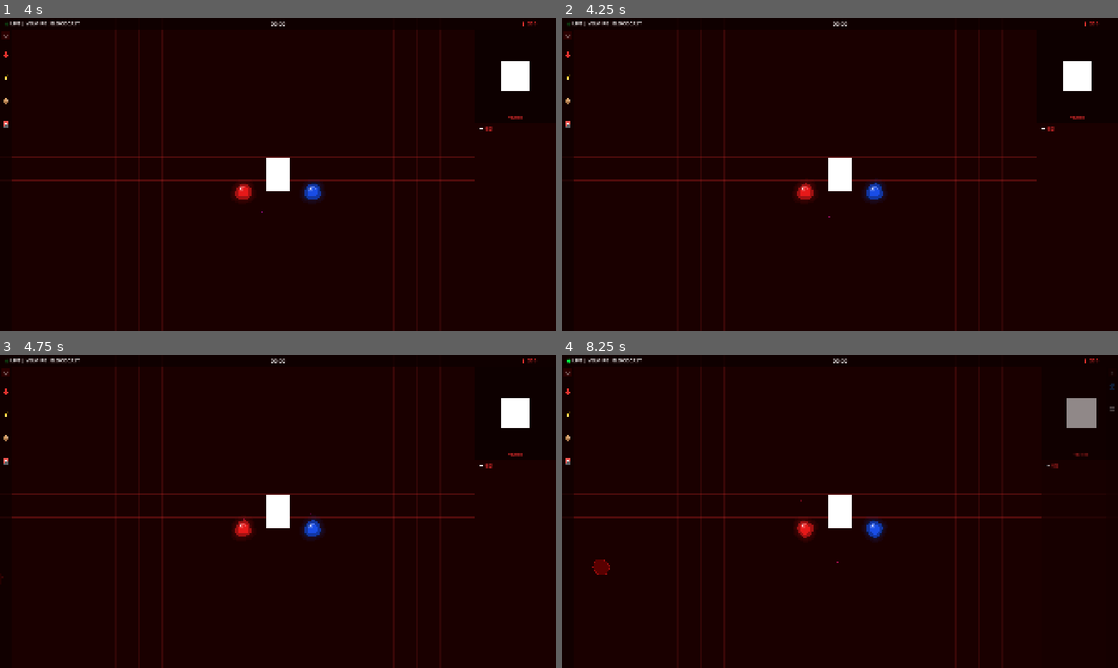
Above: before the commit, frames 1-4 (two rows, left to right).
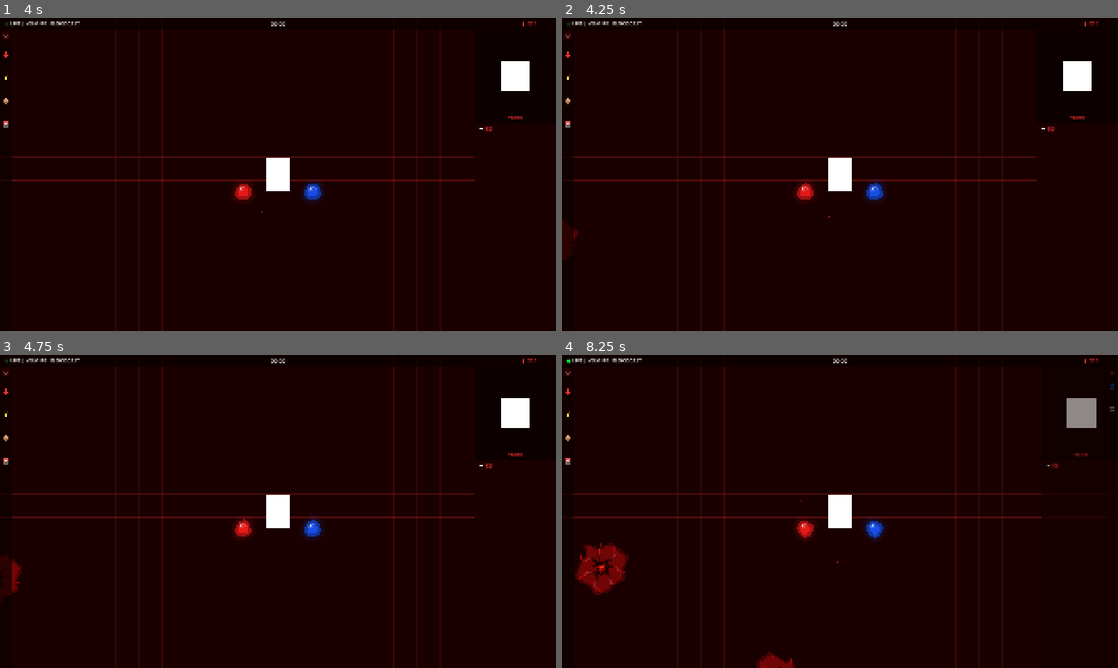
Above: after the commit, the same moments.

Repository: chalie-chariot/velmire
Game: Godot game, scene res://scenes/Main.tscn
The game is run twice, just before and just after one commit, with the same random seed, the same clock (stepped at 60 frames per second) and the same inputs.
Inputs (mouse positions are in pixels of both pictures, inside the frame that each line leads up to):
- Up to frame 1 (4 s): tap Enter at 0.5, 2, 3.5 s; move the mouse to (400, 158) at 0.52 s; hold Shift 0.53-1.25 s; click (400, 158) at 0.67 s; tap Space at 1.25, 2.75 s; drag from (166, 190) to (250, 237) at 1.27 s; move the mouse to (333, 105) at 2.02 s; tap E at 2.1 s; click (333, 105) at 2.17 s; drag from (250, 237) to (111, 127) at 2.77 s; move the mouse to (444, 221) at 3.52 s; hold Shift from 3.53 s (still down); click (444, 221) at 3.67 s
- Up to frame 2 (4.25 s): keep holding Shift
- Up to frame 3 (4.75 s): release Shift at 4.25 s; drag from (111, 464) to (194, 433) at 4.27 s
- Up to frame 4 (8.25 s): move the mouse to (867, 511) at 5.02 s; tap E at 5.1, 8.1 s; click (867, 511) at 5.17 s; drag from (756, 433) to (728, 527) at 5.77 s; move the mouse to (962, 495) at 6.52 s; hold Shift 6.53-7.25 s; click (962, 495) at 6.67 s; drag from (728, 527) to (812, 574) at 7.27 s; move the mouse to (895, 442) at 8.02 s; click (895, 442) at 8.17 s

Frame 1 is identical in both runs. In frame 2, 0.2% of the frame differs, in the area x 0-3%, y 64-78%; in frame 3, 0.3%; in frame 4, 1.3%, in the area x 2-42%, y 60-100%.

Commit message:
촉수 혈체

Diff:
--- a/velmire/scripts/BloodEntityStage4.gd
+++ b/velmire/scripts/BloodEntityStage4.gd
@@ -1,10 +1,10 @@
 extends Node2D
 
-var speed: float = 90.0
+var radius: float = 40.0
 var hp: float = 100.0
 var max_hp: float = 100.0
-var target: Vector2 = Vector2(960, 540)
-var radius: float = 40.0
+var speed: float = 60.0
+var target: Vector2 = Vector2.ZERO
 var _time: float = 0.0
 var _pulse_time: float = 0.0
 var _pulse_interval: float = 1.8
@@ -12,39 +12,95 @@
 var _pulse_alpha: float = 0.0
 var _pulsing: bool = false
 var _tendrils: Array = []
-var _tendril_count: int = 6
+var _tendril_count: int = 7
+var _silhouette_pts: PackedVector2Array = []  # 다각형 실루엣
+var _nucleus_pts: PackedVector2Array = []    # 유기체 핵 (불규칙 형태)
 var _is_slowed: bool = false
 var _hp_bar_alpha: float = 0.0
 var _hp_bar_timer: float = 0.0
-var _hp_bar_duration: float = 2.0
 var _damage_bar_ratio: float = 1.0
 
 func _ready() -> void:
+	add_to_group("blood_entities")
+	_generate_silhouette()
+	_generate_nucleus()
 	_generate_tendrils()
+
+func _generate_silhouette() -> void:
+	_silhouette_pts.clear()
+	var num: int = randi_range(10, 16)
+	for i in range(num):
+		var angle: float = (TAU / num) * i + randf_range(-0.15, 0.15)
+		var r: float = radius * randf_range(0.7, 1.1)
+		_silhouette_pts.append(Vector2(cos(angle) * r, sin(angle) * r))
+
+func _generate_nucleus() -> void:
+	_nucleus_pts.clear()
+	var num: int = randi_range(12, 18)
+	var base_r: float = radius * 0.3
+	for i in range(num):
+		var angle: float = (TAU / num) * i + randf_range(-0.2, 0.2)
+		var bulge: float = 0.6 + randf_range(0.2, 0.6)
+		if randf() < 0.25:
+			bulge *= 0.5
+		var r: float = base_r * bulge
+		_nucleus_pts.append(Vector2(cos(angle), sin(angle)) * r)
+
+func _get_smooth_silhouette() -> PackedVector2Array:
+	var smooth: PackedVector2Array = []
+	var count: int = _silhouette_pts.size()
+	for i in range(count):
+		var curr: Vector2 = _silhouette_pts[i]
+		var next: Vector2 = _silhouette_pts[(i + 1) % count]
+		var prev: Vector2 = _silhouette_pts[(i - 1 + count) % count]
+		smooth.append(curr.lerp(prev, 0.12))
+		smooth.append(curr.lerp((prev + next) / 2.0, 0.06))
+		smooth.append(curr.lerp(next, 0.12))
+	return smooth
 
 func _generate_tendrils() -> void:
 	_tendrils.clear()
 	for i in range(_tendril_count):
-		var base_angle: float = (TAU / _tendril_count) * i
-		var points: Array = []
-		for j in range(4):
-			var t: float = float(j) / 3.0
-			var r: float = radius * 0.2 + radius * 0.8 * t
-			var angle_offset: float = randf_range(-0.4, 0.4) * (1.0 - t)
-			var angle: float = base_angle + angle_offset
-			points.append(Vector2(cos(angle), sin(angle)) * r)
+		var base_angle: float = (TAU / _tendril_count) * i + randf_range(-0.2, 0.2)
+		var ctrl_points: Array = []
+		for j in range(5):
+			var t: float = float(j) / 4.0
+			var r: float = radius * 0.12 + radius * 0.88 * t
+			var angle: float = base_angle + randf_range(-0.4, 0.4) * (1.0 - t * 0.5)
+			ctrl_points.append(Vector2(cos(angle), sin(angle)) * r)
 		_tendrils.append({
-			points = points,
-			width = randf_range(2.5, 4.5),
-			phase = randf_range(0, TAU)
+			ctrl = ctrl_points,
+			width_base = randf_range(5.0, 8.0),
+			phase = randf_range(0.0, TAU),
+			curl = randf_range(-0.4, 0.4)
 		})
+
+func _get_catmull_pts(ctrl: Array) -> PackedVector2Array:
+	var pts: PackedVector2Array = []
+	var count: int = ctrl.size()
+	for i in range(count - 1):
+		var p0: Vector2 = ctrl[max(i-1, 0)]
+		var p1: Vector2 = ctrl[i]
+		var p2: Vector2 = ctrl[i+1]
+		var p3: Vector2 = ctrl[min(i+2, count-1)]
+		for s in range(8):
+			var t: float = float(s) / 8.0
+			var t2: float = t * t
+			var t3: float = t2 * t
+			var pt: Vector2 = (
+				(-p0 + p1*3.0 - p2*3.0 + p3) * t3 +
+				(p0*2.0 - p1*5.0 + p2*4.0 - p3) * t2 +
+				(-p0 + p2) * t +
+				p1 * 2.0
+			) * 0.5
+			pts.append(pt)
+	pts.append(ctrl[count-1])
+	return pts
 
 func _process(delta: float) -> void:
 	_time += delta
-	var dir: Vector2 = (target - global_position).normalized()
-	global_position += dir * speed * delta
-
 	_pulse_time += delta
+
 	if _pulse_time >= _pulse_interval:
 		_pulse_time = 0.0
 		_pulse_radius = 0.0
@@ -52,8 +108,8 @@
 		_pulsing = true
 
 	if _pulsing:
-		_pulse_radius += radius * 3.5 * delta
-		_pulse_alpha -= 1.8 * delta
+		_pulse_radius += radius * 1.2 * delta
+		_pulse_alpha -= 0.7 * delta
 		if _pulse_alpha <= 0:
 			_pulsing = false
 
@@ -64,73 +120,116 @@
 	else:
 		_hp_bar_alpha = 0.0
 
+	var dir: Vector2 = (target - global_position).normalized()
+	global_position += dir * speed * delta
+
 	queue_redraw()
 
 func _draw() -> void:
-	# 외곽 글로우
-	draw_circle(Vector2.ZERO, radius * 1.1,
-		Color(0.15, 0.0, 0.0, 0.6))
-
-	# 줄기 (덩굴처럼 감싸는 곡선)
+	if _silhouette_pts.size() >= 3:
+		var smooth: PackedVector2Array = _get_smooth_silhouette()
+		var glow_pts: PackedVector2Array = []
+		for p in smooth:
+			glow_pts.append(p * 1.12)
+		draw_colored_polygon(glow_pts, Color(0.4, 0.02, 0.02, 0.55))
+		draw_colored_polygon(smooth, Color(0.45, 0.02, 0.02, 0.95))
+	else:
+		draw_circle(Vector2.ZERO, radius * 1.15, Color(0.4, 0.02, 0.02, 0.55))
+		draw_circle(Vector2.ZERO, radius * 0.95, Color(0.45, 0.02, 0.02, 0.95))
+
 	for tendril in _tendrils:
-		var pts: Array = tendril.points
-		var w: float = tendril.width
 		var phase: float = tendril.phase
-
-		var pulse_glow: float = 0.0
+		var w_base: float = tendril.width_base
+		var curl: float = tendril.curl
+
+		var animated_ctrl: Array = []
+		for k in range(tendril.ctrl.size()):
+			var base_pt: Vector2 = tendril.ctrl[k]
+			var t: float = float(k) / (tendril.ctrl.size() - 1)
+			var wave: float = sin(_time * 2.2 + phase + k * 1.2) * (5.0 * t)
+			wave += sin(_time * 1.5 + phase * 0.7 + k * 1.5) * (3.0 * t)
+			var perp: Vector2 = base_pt.normalized().rotated(PI/2 + curl)
+			animated_ctrl.append(base_pt + perp * wave)
+
+		var pts: PackedVector2Array = _get_catmull_pts(animated_ctrl)
+		var total_len: float = 0.0
+		for i in range(pts.size() - 1):
+			total_len += pts[i].distance_to(pts[i+1])
+
+		var seg_len: float = 0.0
+		for i in range(pts.size() - 1):
+			seg_len += pts[i].distance_to(pts[i+1])
+			var t: float = seg_len / total_len
+			var w: float = w_base * (2.0 - 1.7 * t)
+			w = max(w, 1.2)
+			var outline_col: Color = Color(0.55, 0.02, 0.02, 0.98).lerp(Color(0.02, 0.0, 0.0, 0.98), 1.0 - t)
+			draw_line(pts[i], pts[i+1], outline_col, w + 2.0)
+
+		seg_len = 0.0
+		for i in range(pts.size() - 1):
+			seg_len += pts[i].distance_to(pts[i+1])
+			var t: float = seg_len / total_len
+			var w: float = w_base * (2.0 - 1.7 * t)
+			w = max(w, 1.2)
+			var line_col: Color = Color(0.65 + t * 0.1, 0.02, 0.02, 0.95).lerp(Color(0.03, 0.0, 0.0, 0.95), 1.0 - t)
+			draw_line(pts[i], pts[i+1], line_col, w)
+
 		if _pulsing:
-			var tendril_dist: float = pts[3].length()
-			var diff: float = abs(_pulse_radius - tendril_dist * 0.5)
-			if diff < radius * 0.4:
-				pulse_glow = (1.0 - diff / (radius * 0.4)) * _pulse_alpha
-
-		for i in range(pts.size() - 1):
-			var a: Vector2 = pts[i]
-			var b: Vector2 = pts[i + 1]
-			var wave: float = sin(_time * 1.5 + phase + i) * 2.0
-			var perp: Vector2 = (b - a).normalized().rotated(PI/2) * wave
-			draw_line(a + perp, b + perp,
-				Color(0.25, 0.0, 0.0, 0.9), w)
-
-			if pulse_glow > 0:
-				draw_line(a + perp, b + perp,
-					Color(1.0, 0.1, 0.1, pulse_glow * 0.8), w * 0.6)
-
-	# 핵 (중심부)
-	draw_circle(Vector2.ZERO, radius * 0.28,
-		Color(0.08, 0.0, 0.0, 1.0))
-	draw_circle(Vector2.ZERO, radius * 0.18,
-		Color(0.35, 0.0, 0.0, 1.0))
-
-	if _pulsing:
-		draw_circle(Vector2.ZERO, radius * 0.28 + _pulse_radius * 0.3,
-			Color(0.9, 0.0, 0.0, _pulse_alpha * 0.5))
-
-	draw_circle(Vector2.ZERO, radius * 0.08,
-		Color(0.6, 0.0, 0.0, 0.9))
-
-	# HP바
+			var pulse_pos: float = clampf(_pulse_radius / (radius * 1.2), 0.0, 1.0)
+			var pulse_width: float = 0.28
+			seg_len = 0.0
+			for i in range(pts.size() - 1):
+				seg_len += pts[i].distance_to(pts[i+1])
+				var t: float = seg_len / total_len
+				var dist_to_pulse: float = abs(t - pulse_pos)
+				var pulse_glow: float = max(0.0, 1.0 - dist_to_pulse / pulse_width) * _pulse_alpha
+				if pulse_glow > 0.02:
+					var w: float = w_base * (2.0 - 1.7 * t) * 0.7
+					w = max(w, 1.0)
+					var glow_col: Color = Color(1.0, 0.35, 0.35, clampf(pulse_glow * 1.1, 0.0, 1.0)).lerp(Color(0.35, 0.02, 0.02, pulse_glow * 0.6), 1.0 - t)
+					draw_line(pts[i], pts[i+1], Color(glow_col.r, glow_col.g, glow_col.b, glow_col.a * 0.5), w + 4.0)
+					draw_line(pts[i], pts[i+1], glow_col, w)
+
+	if _nucleus_pts.size() >= 3:
+		var wobble: float = 0.02 * sin(_time * 2.5)
+		var outer: PackedVector2Array = []
+		var mid: PackedVector2Array = []
+		var inner: PackedVector2Array = []
+		for i in range(_nucleus_pts.size()):
+			var p: Vector2 = _nucleus_pts[i]
+			var s: float = 1.0 + wobble * sin(i * 1.3)
+			outer.append(p * 1.05 * s)
+			mid.append(p * 0.65 * s)
+			inner.append(p * 0.35 * s)
+		draw_colored_polygon(outer, Color(0.15, 0.0, 0.0, 1.0))
+		draw_colored_polygon(mid, Color(0.55, 0.02, 0.02, 1.0))
+		draw_colored_polygon(inner, Color(0.82, 0.08, 0.08, 0.95))
+		var core_idx: int = _nucleus_pts.size() / 2
+		var core_offset: Vector2 = _nucleus_pts[0].lerp(_nucleus_pts[core_idx], 0.3) * 0.15
+		draw_circle(core_offset, radius * 0.06, Color(0.95, 0.25, 0.25, 0.85))
+	else:
+		draw_circle(Vector2.ZERO, radius * 0.32, Color(0.15, 0.0, 0.0, 1.0))
+		draw_circle(Vector2.ZERO, radius * 0.22, Color(0.55, 0.02, 0.02, 1.0))
+		draw_circle(Vector2.ZERO, radius * 0.13, Color(0.82, 0.08, 0.08, 0.95))
+		draw_circle(Vector2(-radius * 0.08, -radius * 0.1), radius * 0.06, Color(0.95, 0.25, 0.25, 0.85))
+
 	if _hp_bar_alpha > 0:
 		var angle: float = -rotation
 		var bar_w: float = 50.0
-		var bar_h: float = 6.0
-		var bar_offset: Vector2 = Vector2(0, -radius - 20).rotated(angle)
+		var bar_h: float = 5.0
+		var bar_offset: Vector2 = Vector2(0, -radius - 12).rotated(angle)
 		var bx: Vector2 = Vector2(cos(angle), sin(angle))
 		var by: Vector2 = Vector2(-sin(angle), cos(angle))
-
 		var tl = bar_offset + bx * (-bar_w/2) + by * (-bar_h/2)
 		var tr = bar_offset + bx * (bar_w/2) + by * (-bar_h/2)
 		var br = bar_offset + bx * (bar_w/2) + by * (bar_h/2)
 		var bl = bar_offset + bx * (-bar_w/2) + by * (bar_h/2)
-
 		draw_colored_polygon(PackedVector2Array([tl, tr, br, bl]),
 			Color(0.15, 0.0, 0.0, _hp_bar_alpha * 0.9))
-
 		var tr_d = bar_offset + bx * (-bar_w/2 + bar_w * _damage_bar_ratio) + by * (-bar_h/2)
 		var br_d = bar_offset + bx * (-bar_w/2 + bar_w * _damage_bar_ratio) + by * (bar_h/2)
 		draw_colored_polygon(PackedVector2Array([tl, tr_d, br_d, bl]),
 			Color(0.7, 0.7, 0.7, _hp_bar_alpha * 0.8))
-
 		var hp_ratio: float = hp / max_hp
 		var tr_h = bar_offset + bx * (-bar_w/2 + bar_w * hp_ratio) + by * (-bar_h/2)
 		var br_h = bar_offset + bx * (-bar_w/2 + bar_w * hp_ratio) + by * (bar_h/2)
@@ -140,7 +239,7 @@
 func take_damage(amount: float) -> void:
 	hp -= amount
 	_hp_bar_alpha = 1.0
-	_hp_bar_timer = _hp_bar_duration
+	_hp_bar_timer = 2.0
 	_spawn_damage_number(amount)
 	if hp > 0:
 		var tween: Tween = create_tween()
@@ -158,19 +257,8 @@
 	effect.global_position = global_position
 	get_parent().add_child(effect)
 
-func _drop_blood() -> void:
-	var drop_scene = preload("res://scenes/BloodDrop.tscn")
-	var drop_value: float = max(1.0, max_hp / 60.0)
-	var coffin_node = get_tree().get_first_node_in_group("coffin")
-	if not coffin_node:
-		return
-	var drop_target: Vector2 = coffin_node.global_position + coffin_node.size / 2
-	var drop = drop_scene.instantiate()
-	get_parent().add_child(drop)
-	drop.setup(global_position, drop_value, drop_target)
-
 func _spawn_damage_number(amount: float) -> void:
-	var label: Label = Label.new()
+	var label = Label.new()
 	label.text = str(int(amount))
 	label.add_theme_font_size_override("font_size", 18)
 	if amount > 30:
@@ -180,7 +268,6 @@
 		label.add_theme_color_override("font_color", Color(1.0, 1.0, 1.0, 0.9))
 	label.global_position = global_position + Vector2(randf_range(-10, 10), -40)
 	get_parent().add_child(label)
-
 	var tween: Tween = label.create_tween()
 	tween.tween_property(label, "global_position",
 		label.global_position + Vector2(0, -40), 0.8)
@@ -197,3 +284,15 @@
 	if is_inside_tree():
 		speed /= factor
 	_is_slowed = false
+
+func _drop_blood() -> void:
+	var drop_scene = preload("res://scenes/BloodDrop.tscn")
+	var coffin = get_tree().get_first_node_in_group("coffin")
+	if not coffin:
+		return
+	var target_pos: Vector2 = coffin.global_position + coffin.size / 2
+	for i in range(3):
+		var drop = drop_scene.instantiate()
+		get_parent().add_child(drop)
+		var drop_value: float = max(1.0, max_hp / 60.0)
+		drop.setup(global_position, drop_value, target_pos)
--- a/velmire/scripts/ConnectionManager.gd
+++ b/velmire/scripts/ConnectionManager.gd
@@ -3,6 +3,7 @@
 var _connections: Array = []
 var _pending: Node2D = null
 var _selected: Node2D = null  # 일반 클릭으로 선택된 노드 (SHIFT 누르면 범위 표시)
+var _flow_time: float = 0.0
 
 func _ready() -> void:
 	add_to_group("connection_manager")
@@ -133,23 +134,81 @@
 	if se and se.has_method("check_synergies"):
 		se.check_synergies(self)
 
+func _process(delta: float) -> void:
+	_flow_time += delta
+	if not _connections.is_empty() or _pending:
+		queue_redraw()
+
 func _draw() -> void:
 	for conn in _connections:
 		if not is_instance_valid(conn.from) or not is_instance_valid(conn.to):
 			continue
 		var a: Vector2 = to_local(conn.from.global_position)
 		var b: Vector2 = to_local(conn.to.global_position)
-		draw_line(a, b, Color(1.0, 0.2, 0.2, 0.25), 12.0)
-		draw_line(a, b, Color(1.0, 0.3, 0.3, 0.45), 7.0)
-		draw_line(a, b, Color(1.0, 0.5, 0.5, 0.85), 3.5)
 		var mid: Vector2 = (a + b) / 2.0
-		draw_circle(mid, 4.0, Color(1.0, 0.5, 0.5, 0.9))
+		var dir: Vector2 = (b - a).normalized()
+		var perp: Vector2 = Vector2(-dir.y, dir.x)
+
+		var segments: int = 40
+		var all_pts: PackedVector2Array = []
+
+		for i in range(segments + 1):
+			var t: float = float(i) / segments
+			var pos: Vector2 = a.lerp(b, t)
+			var envelope: float = sin(t * PI) * 5.0
+			var wave: float = sin(t * 8.0 - _flow_time * 3.0) * envelope
+			pos += perp * wave
+			all_pts.append(pos)
+
+		var mid_idx: int = segments / 2
+
+		# 글로우 (가장 두꺼운 레이어)
+		for i in range(all_pts.size() - 1):
+			var t: float = float(i) / all_pts.size()
+			var c: Color
+			if i < mid_idx:
+				c = Color(conn.from.node_color.r, conn.from.node_color.g,
+					conn.from.node_color.b, 0.12)
+			else:
+				c = Color(conn.to.node_color.r, conn.to.node_color.g,
+					conn.to.node_color.b, 0.12)
+			draw_line(all_pts[i], all_pts[i+1], c, 16.0)
+
+		# 중간 레이어
+		for i in range(all_pts.size() - 1):
+			var c: Color
+			if i < mid_idx:
+				c = Color(conn.from.node_color.r * 0.6,
+					conn.from.node_color.g * 0.6,
+					conn.from.node_color.b * 0.6, 0.5)
+			else:
+				c = Color(conn.to.node_color.r * 0.6,
+					conn.to.node_color.g * 0.6,
+					conn.to.node_color.b * 0.6, 0.5)
+			draw_line(all_pts[i], all_pts[i+1], c, 8.0)
+
+		# 본체 (밝은 핵심)
+		for i in range(all_pts.size() - 1):
+			var t: float = float(i) / all_pts.size()
+			# 노드 안쪽(밝은색) → 바깥(어두운색) 표현
+			var brightness: float = 1.0 - abs(t - 0.5) * 0.6
+			var c: Color
+			if i < mid_idx:
+				c = Color(conn.from.node_color.r * brightness,
+					conn.from.node_color.g * brightness,
+					conn.from.node_color.b * brightness, 0.9)
+			else:
+				c = Color(conn.to.node_color.r * brightness,
+					conn.to.node_color.g * brightness,
+					conn.to.node_color.b * brightness, 0.9)
+			draw_line(all_pts[i], all_pts[i+1], c, 4.0)
+
+		# 중간점
+		var mid_wave: Vector2 = all_pts[mid_idx]
+		draw_circle(mid_wave, 5.0, Color(1.0, 1.0, 1.0, 0.8))
+		draw_circle(mid_wave, 3.0, Color(1.0, 1.0, 1.0, 1.0))
 
 	if _pending:
 		var a: Vector2 = to_local(_pending.global_position)
 		var b: Vector2 = to_local(get_global_mouse_position())
-		draw_line(a, b, Color(1.0, 1.0, 1.0, 0.4), 2.0)
-
-func _process(_delta: float) -> void:
-	if not _connections.is_empty() or _pending:
-		queue_redraw()
+		draw_line(a, b, Color(1.0, 1.0, 1.0, 0.3), 2.0)
--- a/velmire/scripts/GameNode.gd
+++ b/velmire/scripts/GameNode.gd
@@ -286,19 +286,6 @@
 			Color(1.0, 1.0, 0.5, pulse * 0.8), 2.5)
 		draw_arc(Vector2.ZERO, radius * 1.8, 0, TAU, 64,
 			Color(1.0, 1.0, 0.5, pulse * 0.3), 1.5)
-
-	# 임시 디버그 텍스트: 시너지 연결 시 [흡혈] 시너지=A, [결계] 시너지=B
-	var font: Font = ThemeDB.fallback_font
-	var debug_str: String = ""
-	if synergy_double_damage or synergy_fast_cooldown:
-		debug_str = "A"
-	elif synergy_wide_slow:
-		debug_str = "B"
-	if debug_str != "":
-		draw_string(font, Vector2(0, -radius - 20),
-			debug_str,
-			HORIZONTAL_ALIGNMENT_LEFT, -1, 11,
-			Color(1.0, 1.0, 0.0, 1.0))
 
 func _get_ability_range() -> float:
 	match node_type:
--- a/velmire/scripts/Main.gd
+++ b/velmire/scripts/Main.gd
@@ -41,6 +41,22 @@
 	{"id": "resonate", "type": "증폭", "color": Color(0.1, 0.8, 0.2), "cost": 20},
 ]
 var _hint_hiding: bool = false
+
+# ===== 난이도 단계 (30초마다 증가) =====
+# 단계 0~3   혈체(血體)   기본 핏덩어리
+# 단계 4~5   기혈(寄血)   기생하는 피 - 핵이 숙주처럼 내부에 자리잡음
+# 단계 6~7   숙혈(宿血)   숙주가 된 피 - 줄기가 뻗어 주변을 잠식
+# 단계 8~9   침혈(侵血)   침식하는 피 - 완전히 다른 형태로 변이
+# 단계 10+   혈왕(血王)   모든 혈체를 지배하는 존재
+# ------------------------------------------
+# 단계 0 (0~30초):  스폰간격 4.0s / 최대 4개 / HP 60  / 속도 45 / radius 27
+# 단계 1 (30~60초): 스폰간격 3.65s / 최대 5개 / HP 80  / 속도 52 / radius 29
+# 단계 2 (60~90초): 스폰간격 3.3s  / 최대 6개 / HP 100 / 속도 59 / radius 31
+# 단계 3 (90~120s): 스폰간격 2.95s / 최대 7개 / HP 120 / 속도 66 / radius 33
+# 단계 4 (120~150s): 기혈 스폰 시작
+#                   스폰간격 2.6s  / 최대 8개 / HP 140 / 속도 73 / radius 35
+# 단계 5 (150s+):   스폰간격 2.25s / 최대 9개 / HP 160 / 속도 80 / radius 37
+# ==========================================
 var _elapsed_time: float = 0.0
 
 func _ready() -> void:
@@ -314,18 +330,16 @@
 
 func _spawn_blood_entity() -> void:
 	var difficulty: int = int(_elapsed_time / 30.0)
-	var entity
-	if difficulty >= 4:
-		entity = preload("res://scenes/BloodEntityStage4.tscn").instantiate()
-	else:
-		entity = blood_entity_scene.instantiate()
+	# 혈체 테스트: 4단계(Stage4)부터 스폰
+	var entity = preload("res://scenes/BloodEntityStage4.tscn").instantiate()
 
 	entity.add_to_group("blood_entities")
 
 	entity.max_hp = 60.0 + difficulty * 20.0
 	entity.hp = entity.max_hp
 	entity.speed = 45.0 + difficulty * 7.0
-	entity.radius = 27.0 + difficulty * 2.0
+	# Stage4: 기혈 - 동일 스케일 (radius 85 + diff)
+	entity.radius = 85.0 + difficulty * 2.0
 	if entity.has_method("_generate_points"):
 		entity._generate_points()
 	elif entity.has_method("_generate_tendrils"):
